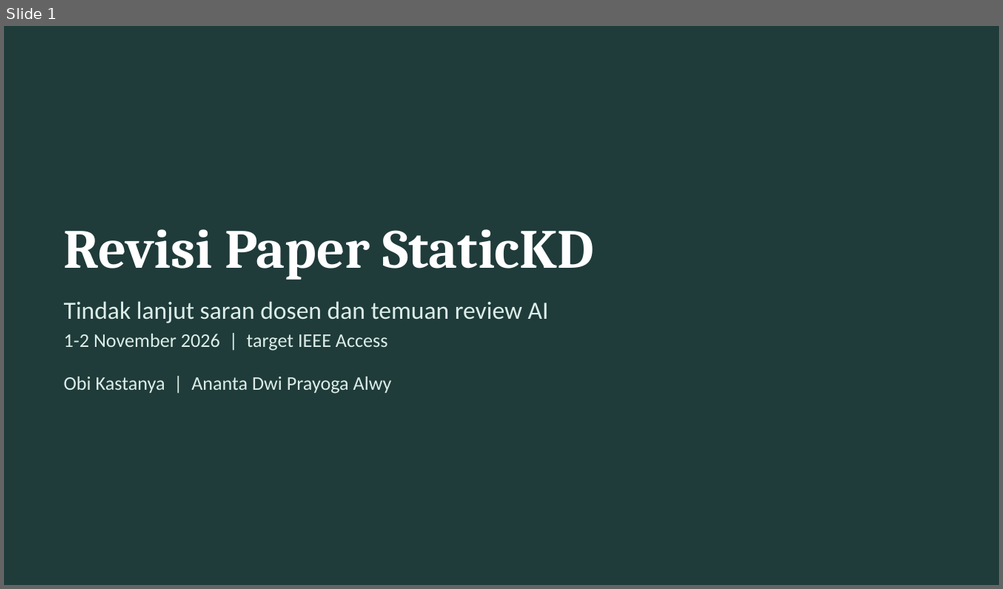
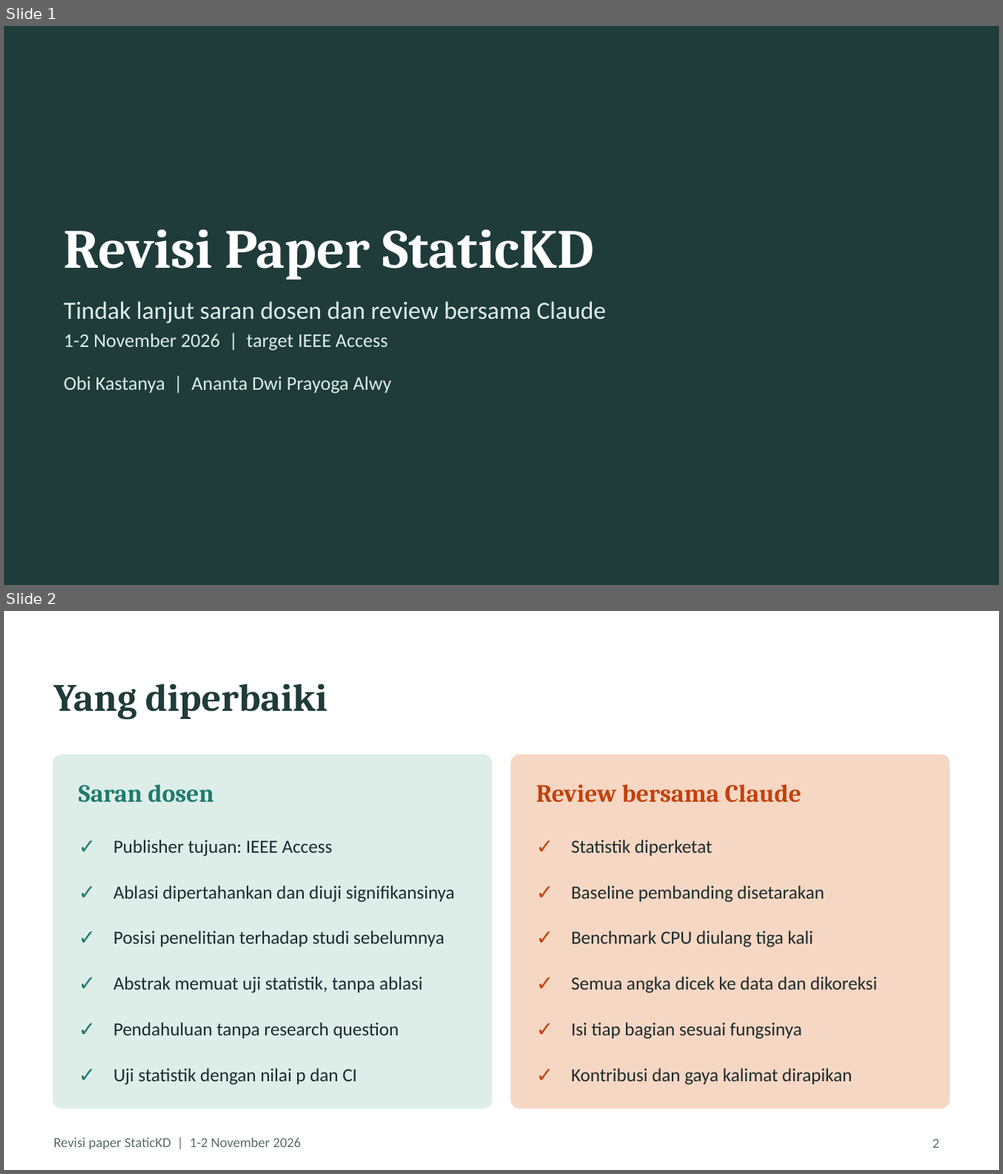
Before and after one commit to obikastanya/iptc_lightweight_label_detection, a slide deck: reviewer_feedback/revision_slides.pptx. Shown one above the other, each under a label of ours: slide 1 before the commit, slides 1 and 2 after it. The pictures are 1003x589 and 1003x1174 pixels, drawn with LibreOffice and Linux fonts; fonts in the diff are those of the drawing. Boxes give left, top, right and bottom in pixels: in the first picture for what was removed or moved away, otherwise in the second. Text is boxed around its words. In the diff, an @@ line names an element or a change of style, - is before the commit and + after.

```diff
--- a/reviewer_feedback/revision_slides.pptx
+++ b/reviewer_feedback/revision_slides.pptx
@@ slide 2 added at bbox=[4, 611, 999, 1170], background #FFFFFF @@
@@ title added at bbox=[54, 684, 327, 720], 28 pt, text #1F3B3A, bold @@
+Yang diperbaiki
@@ rounded rectangle added at bbox=[54, 755, 492, 1108], fill #DDEEE9, outline #DDEEE9 1 pt @@
@@ rounded rectangle added at bbox=[511, 755, 949, 1108], fill #F6D7C3, outline #F6D7C3 1 pt @@
@@ text added at bbox=[79, 784, 213, 803], 18 pt, text #1F7A6C, bold @@
+Saran dosen
@@ text added at bbox=[536, 784, 801, 803], 18 pt, text #C2410C, bold @@
+Review bersama Claude
@@ text added at bbox=[79, 828, 108, 863], 15 pt, text #1F7A6C, bold @@
+✓
@@ text added at bbox=[536, 828, 566, 863], 15 pt, text #C2410C, bold @@
+✓
@@ text added at bbox=[114, 840, 333, 857], 13.5 pt, text #1C2B2D @@
+Publisher tujuan: IEEE Access
@@ text added at bbox=[571, 840, 712, 856], 13.5 pt, text #1C2B2D @@
+Statistik diperketat
@@ text added at bbox=[79, 874, 108, 909], 15 pt, text #1F7A6C, bold @@
+✓
@@ text added at bbox=[536, 874, 566, 909], 15 pt, text #C2410C, bold @@
+✓
@@ text added at bbox=[114, 886, 455, 903], 13.5 pt, text #1C2B2D @@
+Ablasi dipertahankan dan diuji signifikansinya
@@ text added at bbox=[571, 886, 824, 903], 13.5 pt, text #1C2B2D @@
+Baseline pembanding disetarakan
@@ text added at bbox=[79, 920, 108, 955], 15 pt, text #1F7A6C, bold @@
+✓
@@ text added at bbox=[536, 920, 566, 955], 15 pt, text #C2410C, bold @@
+✓
@@ text added at bbox=[114, 931, 444, 947], 13.5 pt, text #1C2B2D @@
+Posisi penelitian terhadap studi sebelumnya
@@ text added at bbox=[571, 931, 814, 948], 13.5 pt, text #1C2B2D @@
+Benchmark CPU diulang tiga kali
@@ text added at bbox=[79, 965, 108, 1001], 15 pt, text #1F7A6C, bold @@
+✓
@@ text added at bbox=[536, 965, 566, 1001], 15 pt, text #C2410C, bold @@
+✓
@@ text added at bbox=[114, 977, 423, 994], 13.5 pt, text #1C2B2D @@
+Abstrak memuat uji statistik, tanpa ablasi
@@ text added at bbox=[571, 977, 876, 994], 13.5 pt, text #1C2B2D @@
+Semua angka dicek ke data dan dikoreksi
@@ text added at bbox=[79, 1011, 108, 1047], 15 pt, text #1F7A6C, bold @@
+✓
@@ text added at bbox=[114, 1022, 399, 1039], 13.5 pt, text #1C2B2D @@
+Pendahuluan tanpa research question
@@ text added at bbox=[536, 1011, 566, 1047], 15 pt, text #C2410C, bold @@
+✓
@@ text added at bbox=[571, 1022, 802, 1039], 13.5 pt, text #1C2B2D @@
+Isi tiap bagian sesuai fungsinya
@@ text added at bbox=[79, 1056, 108, 1092], 15 pt, text #1F7A6C, bold @@
+✓
@@ text added at bbox=[114, 1068, 357, 1085], 13.5 pt, text #1C2B2D @@
+Uji statistik dengan nilai p dan CI
@@ text added at bbox=[536, 1056, 566, 1092], 15 pt, text #C2410C, bold @@
+✓
@@ text added at bbox=[571, 1068, 851, 1085], 13.5 pt, text #1C2B2D @@
+Kontribusi dan gaya kalimat dirapikan
@@ text added at bbox=[54, 1138, 301, 1150], 10 pt, text #5B6B6E @@
+Revisi paper StaticKD | 1-2 November 2026
@@ page number added at bbox=[932, 1139, 939, 1148], 10 pt, text #5B6B6E @@
+2
@@ slide 1 changed as well @@
@@ text at bbox=[64, 301, 606, 323]: text changed @@
-Tindak lanjut saran dosen dan temuan review AI
+Tindak lanjut saran dosen dan review bersama Claude
```
Also in this commit, not shown: 3 other slides changed, 3 other slides added, 8 slides removed.
